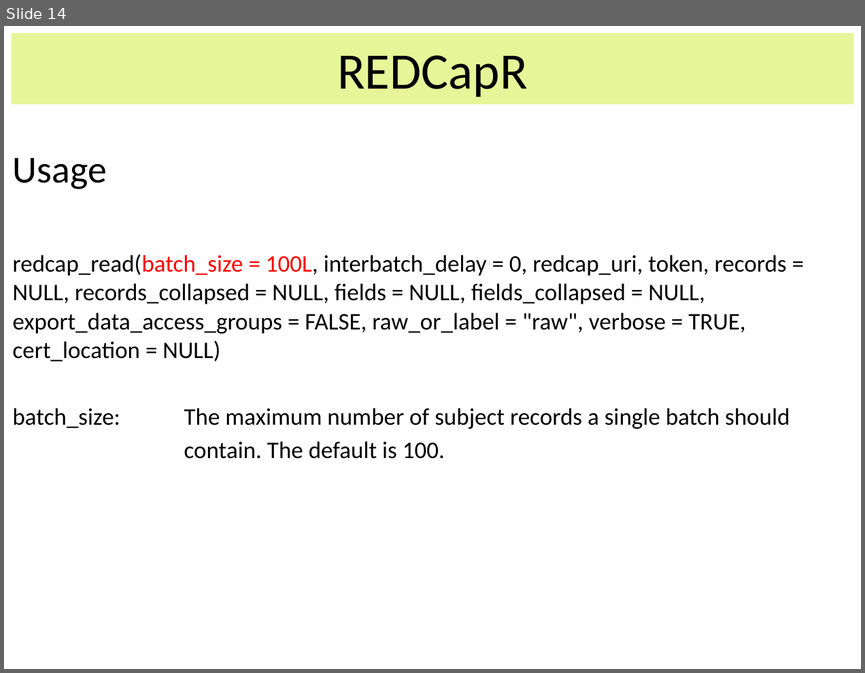
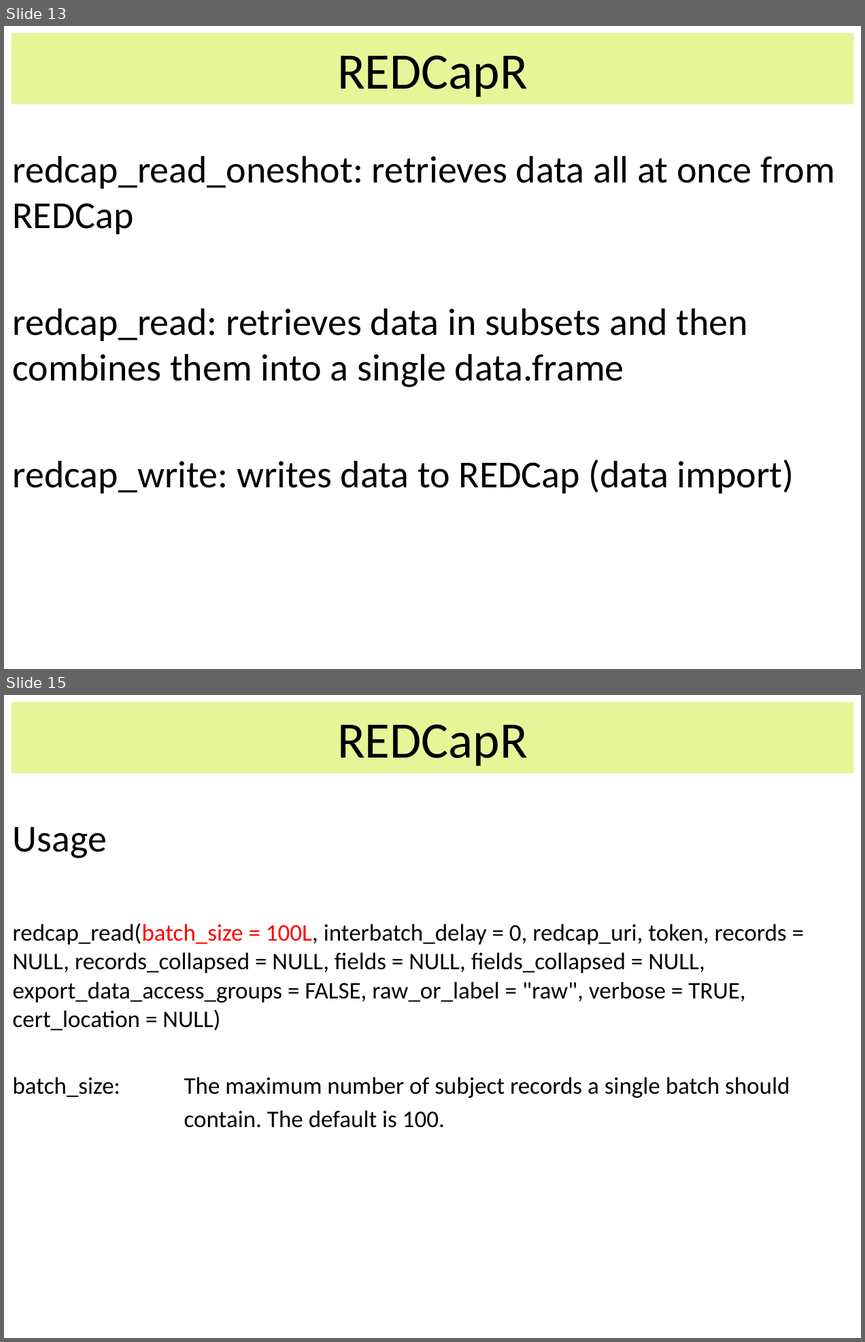
Before and after one commit to OuhscBbmc/RedcapExamplesAndPatterns, a slide deck: Publications/Presentation2014-04-07-MIECHV Paper Discussion/REDCapR.pptx. Shown one above the other, each under a label of ours: slide 14 before the commit, slides 13 and 15 after it; the slides between them are not shown. The pictures are 865x673 and 865x1342 pixels, drawn with LibreOffice and Linux fonts; fonts in the diff are those of the drawing. Boxes give left, top, right and bottom in pixels: in the first picture for what was removed or moved away, otherwise in the second. Text is boxed around its words. In the diff, an @@ line names an element or a change of style, - is before the commit and + after.

```diff
--- a/Publications/Presentation2014-04-07-MIECHV Paper Discussion/REDCapR.pptx
+++ b/Publications/Presentation2014-04-07-MIECHV Paper Discussion/REDCapR.pptx
@@ slide 13 added at bbox=[4, 26, 861, 669], background #FFFFFF @@
@@ rectangle added at bbox=[11, 33, 853, 104], fill #E6F598, 42.9 pt, text #000000 @@
+REDCapR
@@ text added at bbox=[13, 156, 835, 493], 32 pt, text #000000 @@
+redcap_read_oneshot: retrieves data all at once from REDCap
+redcap_read: retrieves data in subsets and then combines them into a single data.frame
+redcap_write: writes data to REDCap (data import)
@@ what was slide 14 is now slide 15 @@
```
Also in this commit, not shown: 5 slides changed.
